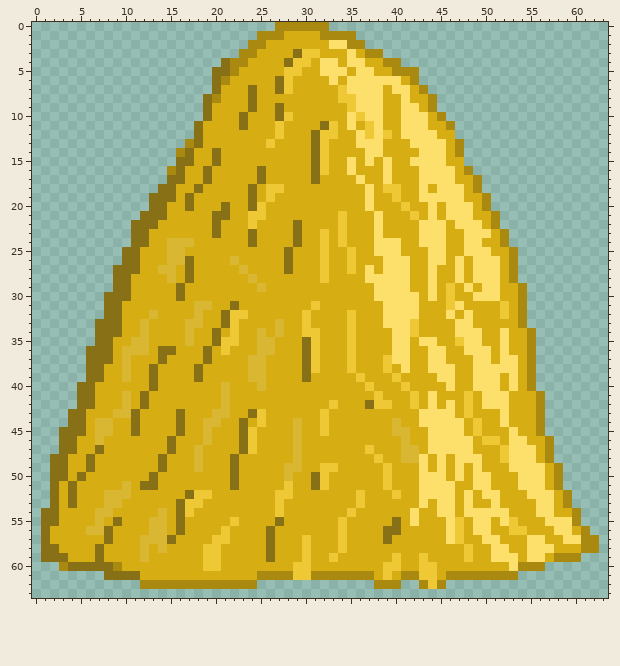
Pixel-art sprite, stored at game/assets/feno.png. That is the earlier state.
The file is 64x64 pixels.
After the commit:
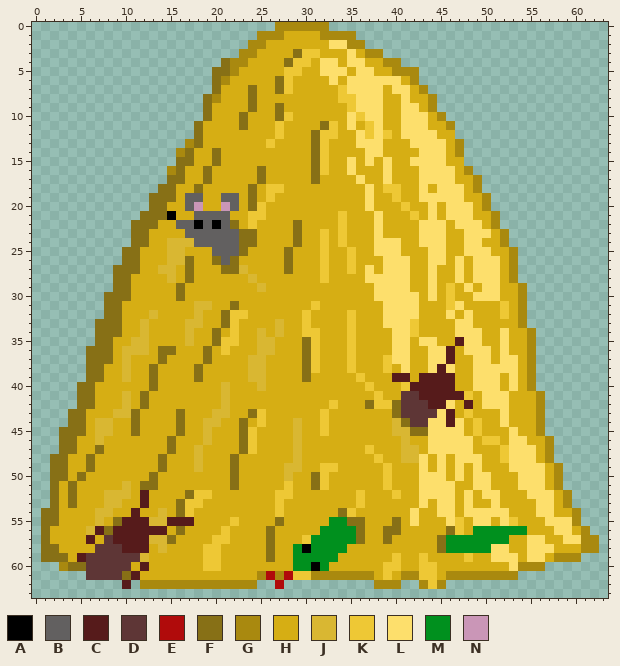
Palette (. is transparent): A #000000  B #626060  C #561b1b  D #5e3636  E #b00b0b  F #877016  G #a9890f  H #d6ae14  J #d9b732  K #eec835  L #fddf6c  M #00901e  N #ca96b7
The exact change:
y 19: x 17..18 FH -> BB; x 21..22 HH -> BB
y 20: x 17..18 FH -> BN; x 21..22 FH -> NB
y 21: x 15 H -> A; x 18..21 HHFF -> BBBB
y 22: x 16..22 HHHHFHH -> BBABABF
y 23: x 17..23 HHHFHHH -> BBBBBBF
y 24: x 18..23 HHHHHH -> BBBBBF
y 25: x 20..23 HHHH -> BBBF
y 26: x 20..22 HHJ -> FBF
y 27: x 21..22 HH -> FF
y 35: x 47 K -> C
y 36..37: x 46 H -> C
y 38: x 45 L -> C
y 39: x 40..41 KH -> CC; x 43..46 HHLL -> CCCC
y 40: x 42..46 HHHHL -> CCCCC
y 41: x 41..47 HKHLHHH -> DDCCCCC
y 42: x 40..45 HHKHLH -> FDDDCC; x 48 K -> C
y 43: x 40..44 HHHLL -> FDDDD; x 46 L -> C
y 44: x 41..43 HHL -> FDD; x 46 L -> C
y 45: x 42..43 HH -> FF
y 52..53: x 12 H -> C
y 54: x 11 H -> C; x 34 H -> F
y 55: x 10..12 HHH -> CCC; x 15..17 HFH -> CCC; x 33..36 HKHH -> MMFF
y 56: x 7 J -> C; x 9..14 HHHHJJ -> CCCCCC; x 32..36 HHKHH -> MMMMF; x 46 L -> F; x 49..54 LLHHKK -> MMMMMM
y 57: x 6 H -> C; x 8..12 FHHHJ -> DCCCC; x 31..36 HHHKHH -> MMMMMF; x 45..52 HLKHHLLH -> FMMMMMMM
y 58: x 7..12 FHHHHJ -> DDDCCC; x 29..34 HKHHHK -> MAMMMM; x 45..50 HHHKHH -> FMMMMM
y 59: x 5..11 HHFHHHH -> CDDDDDD; x 29..33 HKHHK -> MMMMM
y 60: x 6..10 FFFGH -> DDDDD; x 12 H -> C; x 29..32 KKHH -> MMAM
y 61: x 6..9 ..FF -> DDDD; x 11 F -> C; x 26 G -> E; x 28 G -> E
y 62: x 10 . -> C; x 27 . -> E
Boxes around the changes in both pictures, in picture pixels (x1, y1, x2, y2):
changed: (167, 193, 248, 274)
changed: (392, 337, 473, 436)
changed: (77, 490, 194, 589)
changed: (266, 508, 365, 589)
changed: (437, 526, 527, 553)
